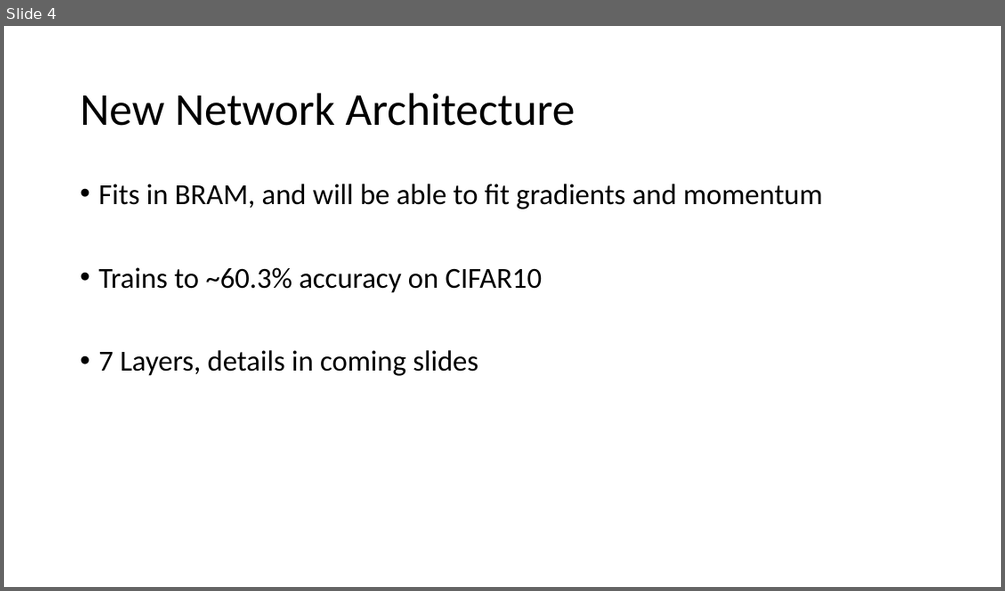
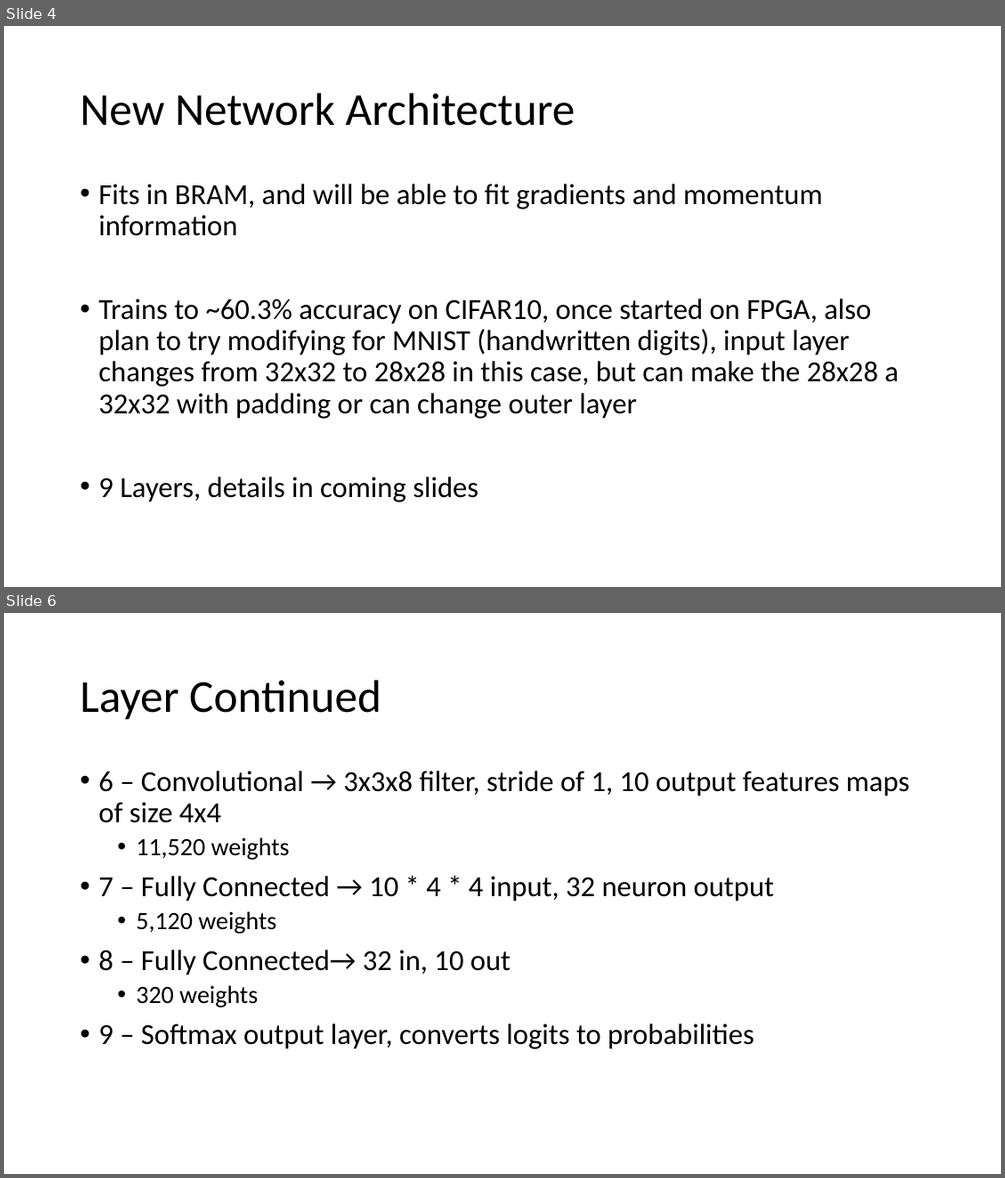
Before and after one commit to erikgroving/NeuralNetworkHardwareAccelerator, a slide deck: WeeklyPresentations/update5_04_01.pptx. Shown one above the other, each under a label of ours: slide 4 before the commit, slides 4 and 6 after it; the slides between them are not shown. The pictures are 1005x591 and 1005x1178 pixels, drawn with LibreOffice and Linux fonts; fonts in the diff are those of the drawing. Boxes give left, top, right and bottom in pixels: in the first picture for what was removed or moved away, otherwise in the second. Text is boxed around its words. In the diff, an @@ line names an element or a change of style, - is before the commit and + after.

```diff
--- a/WeeklyPresentations/update5_04_01.pptx
+++ b/WeeklyPresentations/update5_04_01.pptx
@@ slide 6 added at (4,613,1001,1174), background #FFFFFF @@
@@ title added at (80,680,381,720), 44 pt, text #000000 @@
+Layer Continued
@@ text added at (98,771,909,1049), 28 pt, text #000000 @@
+• 6 – Convolutional → 3x3x8 filter, stride of 1, 10 output features maps of size 4x4
+  • 11,520 weights
+• 7 – Fully Connected → 10 * 4 * 4 input, 32 neuron output
+  • 5,120 weights
+• 8 – Fully Connected→ 32 in, 10 out
+  • 320 weights
+• 9 – Softmax output layer, converts logits to probabilities
@@ slide 4 changed as well @@
@@ text at (98,184,898,502): text changed @@
-• Fits in BRAM, and will be able to fit gradients and momentum
-• Trains to ~60.3% accuracy on CIFAR10
-• 7 Layers, details in coming slides
+• Fits in BRAM, and will be able to fit gradients and momentum information
+• Trains to ~60.3% accuracy on CIFAR10, once started on FPGA, also plan to try modifying for MNIST (handwritten digits), input layer changes from 32x32 to 28x28 in this case, but can make the 28x28 a 32x32 with padding or can change outer layer
+• 9 Layers, details in coming slides
```
Also in this commit, not shown: 4 other slides changed, 4 other slides added.
